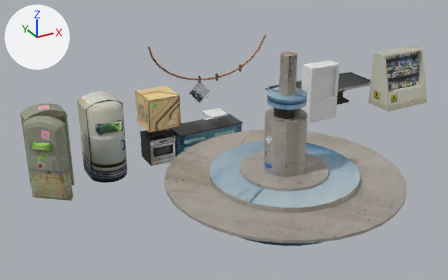
The Blender file Assets/Models/blend/KitchenObjects1.blend: old version first, new version second.
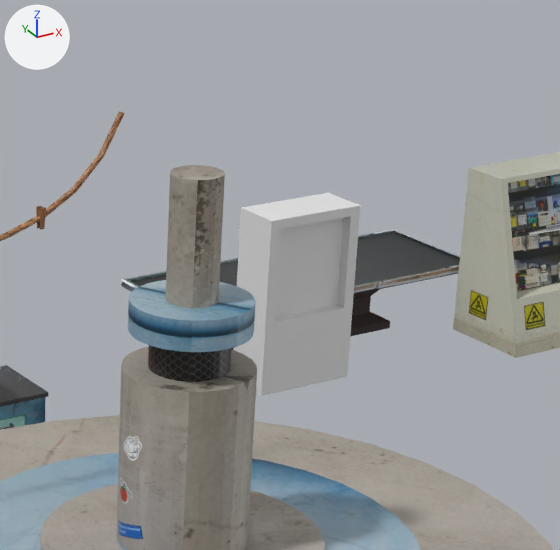
Old and new are each drawn whole from a 50 mm lens placed at (-31.51, -19.65, 15.19), pointed at (-21.52, -1.49, 6.11) and again close up on the part from 51% to 90% of the width and 0% to 61% of the height. Lighting does not change. The marker at upper left points along +X, +Y and +Z.
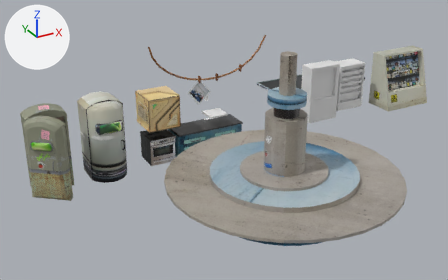
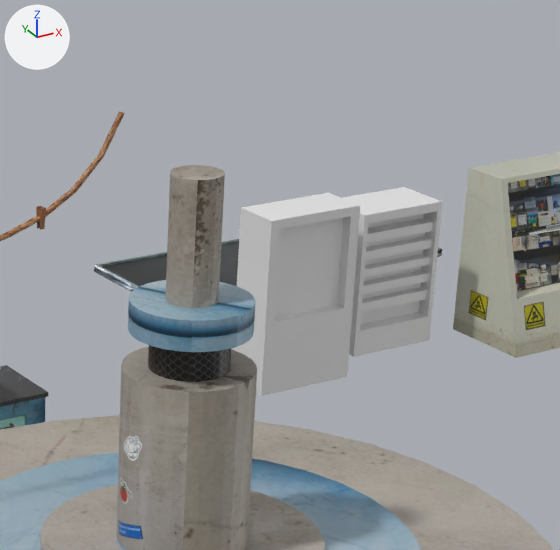
Boxes (x1, y1, x2, y2) around the edits, measured in the close-ups (560 x 550 px):
'Cube.007', moved (not visible before): after (343, 187, 442, 357)
'Cube.006', moved: before (121, 229, 460, 350); after (94, 239, 443, 292)

What changed in the scene script:
```text
Change ob_cube_006:
    ob_cube_006.location: (0.0, 0.0, 4.1) -> (0.0, 0.73, 4.1)
Change ob_cube_007:
    ob_cube_007.location: (-13.93, 0.0, 0.0) -> (-13.93, 0.0, 4.87)
```
